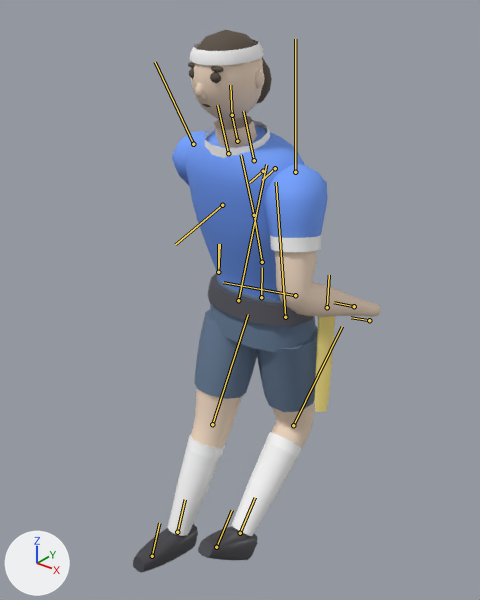
Renders of the glTF model flagster/lib/flagplayer.glb from each side of a commit.
One viewpoint serves both versions: a 50 mm lens placed at (1.174, -1.582, 1.964), pointed at (-0.064, -0.034, 1.004). Lighting does not change. The marker at lower left points along +X, +Y and +Z. The picture after the commit comes second. Both versions are drawn at frame 9 of the action 'Run'; the numbers are the values there. The bones that change, and the others that lie on the model, are drawn over the model as lines.

Names of what the first picture shows: 'belt', 'flag', 'hair', 'jersey', 'shoes', 'shorts', 'skin', 'socks', 'trim'.
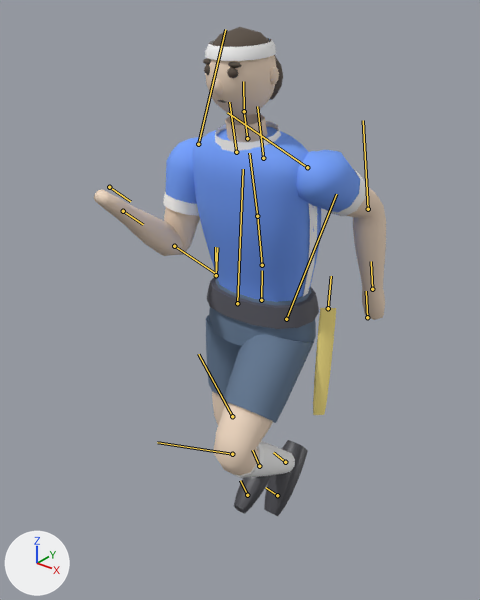
What changed in the scene script:
```text
Change bone_hips:
    where bone_hips = bpy.data.objects['FlagPlayerRig'].pose.bones['Hips']
    bone_hips.location: (0.0, 0.019, 0.0) -> (0.0, 0.01, 0.0)
    bone_hips.rotation_quaternion: (1.0, 0.0, 0.0, 0.0) -> (0.999, 0.0, 0.026, 0.0)  # degrees (0, 0, 0) -> degrees (0, 3, 0)
Change bone_spine:
    where bone_spine = bpy.data.objects['FlagPlayerRig'].pose.bones['Spine']  # child of 'Hips'
    bone_spine.rotation_quaternion: (0.992, 0.13, 0.0, 0.0) -> (0.996, 0.085, 0.0, 0.0)  # degrees (15, 0, 0) -> degrees (10, 0, 0)
Change bone_chest:
    where bone_chest = bpy.data.objects['FlagPlayerRig'].pose.bones['Chest']  # child of 'Spine'
    bone_chest.rotation_quaternion: (0.998, 0.03, -0.048, -0.001) -> (0.999, 0.025, -0.035, -0.001)  # degrees (3, -6, 0) -> degrees (3, -4, 0)
Change bone_head:
    where bone_head = bpy.data.objects['FlagPlayerRig'].pose.bones['Head']  # child of 'Neck'
    bone_head.rotation_quaternion: (0.994, -0.11, 0.0, 0.0) -> (0.997, -0.075, 0.0, 0.0)  # degrees (-13, 0, 0) -> degrees (-9, 0, 0)
Change bone_upperarm_l:
    where bone_upperarm_l = bpy.data.objects['FlagPlayerRig'].pose.bones['UpperArm_L']  # child of 'Shoulder_L'
    bone_upperarm_l.rotation_quaternion: (0.925, -0.235, 0.026, 0.102) -> (0.922, 0.381, -0.027, 0.065)  # degrees (-28, 6, 11) -> degrees (45, -6, 6)
Change bone_lowerarm_l:
    where bone_lowerarm_l = bpy.data.objects['FlagPlayerRig'].pose.bones['LowerArm_L']  # child of 'UpperArm_L'
    bone_lowerarm_l.rotation_quaternion: (0.79, 0.608, -0.024, 0.032) -> (0.895, -0.446, 0.011, 0.022)  # degrees (75, -4, 1) -> degrees (-53, 2, 2)
Change bone_upperarm_r:
    where bone_upperarm_r = bpy.data.objects['FlagPlayerRig'].pose.bones['UpperArm_R']  # child of 'Shoulder_R'
    bone_upperarm_r.rotation_quaternion: (0.941, 0.16, 0.018, -0.104) -> (0.974, -0.215, -0.015, -0.068)  # degrees (19, 4, -12) -> degrees (-25, -3, -7)
Change bone_lowerarm_r:
    where bone_lowerarm_r = bpy.data.objects['FlagPlayerRig'].pose.bones['LowerArm_R']  # child of 'UpperArm_R'
    bone_lowerarm_r.rotation_quaternion: (0.845, 0.529, 0.021, -0.034) -> (0.522, -0.852, -0.021, -0.013)  # degrees (64, 4, -2) -> degrees (-117, -3, 1)
Change bone_upperleg_l:
    where bone_upperleg_l = bpy.data.objects['FlagPlayerRig'].pose.bones['UpperLeg_L']  # child of 'Hips'
    bone_upperleg_l.rotation_quaternion: (0.983, 0.063, -0.001, 0.01) -> (0.929, -0.363, 0.004, 0.009)  # degrees (7, 0, 1) -> degrees (-43, 1, 1)
Change bone_lowerleg_l:
    where bone_lowerleg_l = bpy.data.objects['FlagPlayerRig'].pose.bones['LowerLeg_L']  # child of 'UpperLeg_L'
    bone_lowerleg_l.rotation_quaternion: (0.856, -0.459, 0.0, 0.0) -> (0.674, 0.737, 0.0, 0.0)  # degrees (-56, 0, 0) -> degrees (95, 0, 0)
Change bone_foot_l:
    where bone_foot_l = bpy.data.objects['FlagPlayerRig'].pose.bones['Foot_L']  # child of 'LowerLeg_L'
    bone_foot_l.rotation_quaternion: (0.988, 0.072, 0.0, 0.0) -> (0.994, -0.104, 0.0, 0.0)  # degrees (8, 0, 0) -> degrees (-12, 0, 0)
Change bone_upperleg_r:
    where bone_upperleg_r = bpy.data.objects['FlagPlayerRig'].pose.bones['UpperLeg_R']  # child of 'Hips'
    bone_upperleg_r.rotation_quaternion: (0.983, -0.148, -0.001, -0.01) -> (0.998, -0.02, 0.0, -0.01)  # degrees (-17, 0, -1) -> degrees (-2, 0, -1)
Change bone_lowerleg_r:
    where bone_lowerleg_r = bpy.data.objects['FlagPlayerRig'].pose.bones['LowerLeg_R']  # child of 'UpperLeg_R'
    bone_lowerleg_r.rotation_quaternion: (0.995, -0.093, 0.0, 0.0) -> (0.965, 0.261, 0.0, 0.0)  # degrees (-11, 0, 0) -> degrees (30, 0, 0)
Change bone_foot_r:
    where bone_foot_r = bpy.data.objects['FlagPlayerRig'].pose.bones['Foot_R']  # child of 'LowerLeg_R'
    bone_foot_r.rotation_quaternion: (0.996, 0.074, 0.0, 0.0) -> (1.0, -0.031, 0.0, 0.0)  # degrees (9, 0, 0) -> degrees (-4, 0, 0)
Change bone_flag_l:
    where bone_flag_l = bpy.data.objects['FlagPlayerRig'].pose.bones['Flag_L']  # child of 'Socket_Flag_L'
    bone_flag_l.rotation_quaternion: (0.991, -0.049, 0.001, 0.03) -> (0.996, -0.085, 0.003, 0.03)  # degrees (-6, 0, 3) -> degrees (-10, 1, 3)
```

What differs and where, as boxes (x1, y1, x2, y2) in the pictures (480 x 600 px):
'jersey', posed (25% wider)
    before: (172, 126, 328, 299)
    after: (165, 126, 360, 302)
'skin', posed (53% wider, 8% taller)
    before: (191, 58, 381, 448)
    after: (94, 55, 386, 475)
'shorts', posed (11% narrower)
    before: (194, 274, 318, 412)
    after: (206, 277, 316, 423)
'socks', posed
    before: (168, 432, 302, 536)
    after: (229, 441, 295, 477)
'trim', posed (51% wider)
    before: (187, 40, 321, 459)
    after: (163, 38, 366, 478)
'shoes', posed (40% narrower, 54% taller)
    before: (133, 524, 257, 573)
    after: (234, 440, 308, 516)
'belt', posed
    before: (208, 273, 314, 327)
    after: (207, 275, 319, 329)
'hair', posed
    before: (188, 30, 272, 107)
    after: (203, 27, 283, 103)
'flag', posed
    before: (216, 271, 335, 412)
    after: (213, 272, 336, 415)
bone 'Hips', root to tip
    before: (261, 297) to (262, 267)
    after: (261, 300) to (262, 270)
bone 'Spine', root to tip
    before: (262, 262) to (254, 215)
    after: (262, 265) to (257, 216)
bone 'Chest', root to tip
    before: (254, 215) to (241, 155)
    after: (257, 216) to (249, 153)
bone 'Head', root to tip
    before: (232, 115) to (230, 85)
    after: (244, 111) to (243, 81)
bone 'UpperArm_L', root to tip
    before: (295, 172) to (295, 39)
    after: (307, 167) to (227, 112)
bone 'LowerArm_L', root to tip
    before: (295, 295) to (223, 282)
    after: (368, 209) to (363, 120)
bone 'UpperArm_R', root to tip
    before: (193, 144) to (155, 62)
    after: (198, 144) to (225, 29)
bone 'LowerArm_R', root to tip
    before: (222, 205) to (175, 244)
    after: (174, 246) to (216, 274)
bone 'UpperLeg_L', root to tip
    before: (285, 317) to (276, 182)
    after: (286, 319) to (336, 194)
bone 'LowerLeg_L', root to tip
    before: (293, 425) to (342, 326)
    after: (232, 454) to (157, 442)
bone 'Foot_L', root to tip
    before: (240, 533) to (255, 497)
    after: (285, 462) to (273, 452)
bone 'UpperLeg_R', root to tip
    before: (238, 300) to (266, 164)
    after: (237, 303) to (243, 169)
bone 'LowerLeg_R', root to tip
    before: (212, 424) to (248, 314)
    after: (232, 416) to (198, 354)
bone 'Foot_R', root to tip
    before: (177, 532) to (185, 499)
    after: (259, 466) to (252, 450)
bone 'Flag_L', root to tip
    before: (327, 307) to (329, 275)
    after: (328, 308) to (331, 276)
